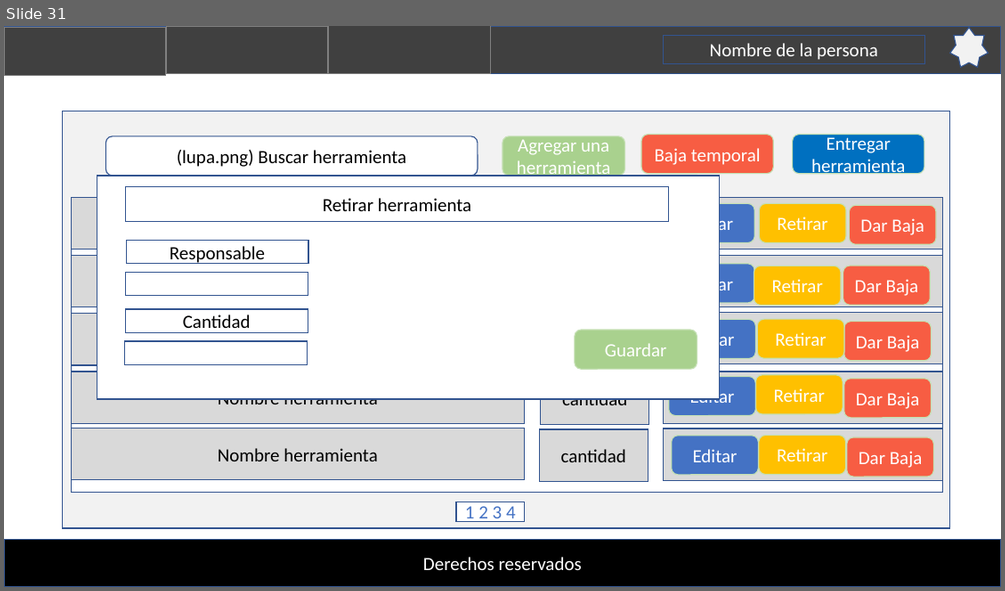
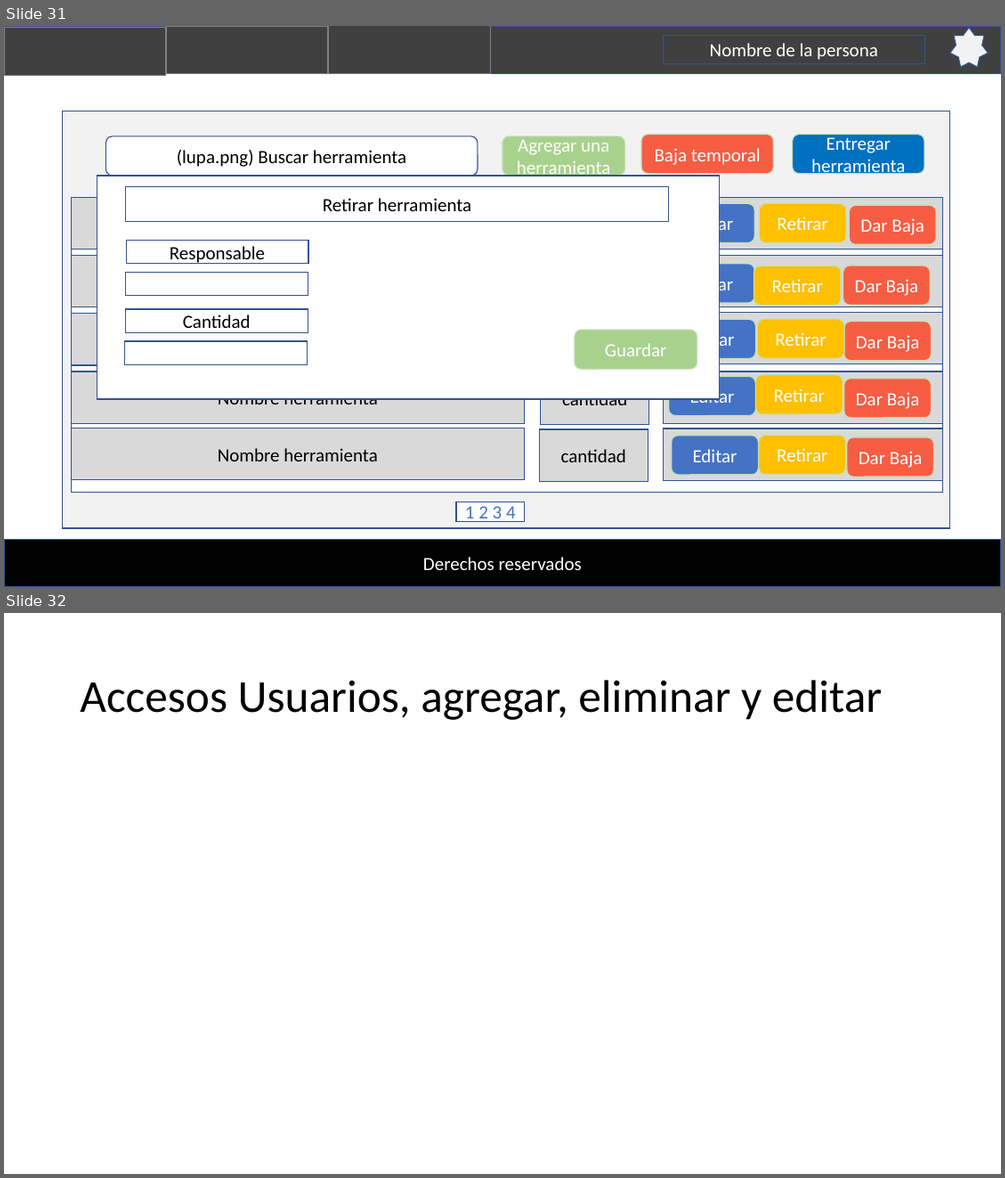
Before and after one commit to aodvmake/practica, a slide deck: wireframe.pptx. Shown one above the other, each under a label of ours: slide 31 before the commit, slides 31 and 32 after it. The pictures are 1005x591 and 1005x1178 pixels, drawn with LibreOffice and Linux fonts; fonts in the diff are those of the drawing. Boxes give left, top, right and bottom in pixels: in the first picture for what was removed or moved away, otherwise in the second. Text is boxed around its words. In the diff, an @@ line names an element or a change of style, - is before the commit and + after.

```diff
--- a/wireframe.pptx
+++ b/wireframe.pptx
@@ slide 32 added at (x1=4, y1=613, x2=1001, y2=1174), background #FFFFFF @@
@@ title added at (x1=80, y1=680, x2=882, y2=720), 44 pt, text #000000 @@
+Accesos Usuarios, agregar, eliminar y editar
```
Also in this commit, not shown: 14 other slides added, 6 other files.
